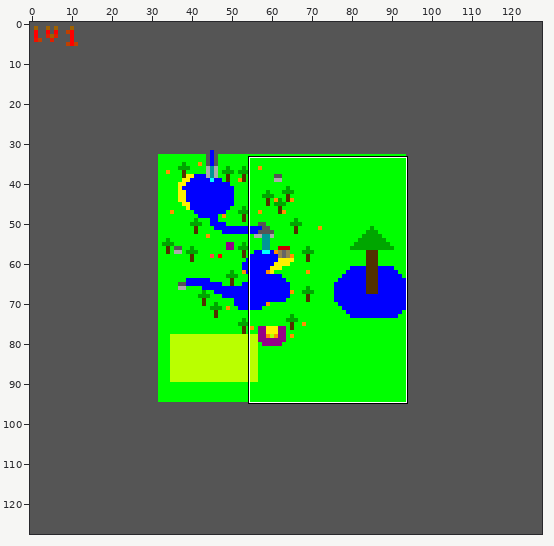
Sprite sheet -- 10seconds/res/levels/level_1.png. The first picture is a wide view before the edit; the outline marks the close-up.
Close-up. Old version:
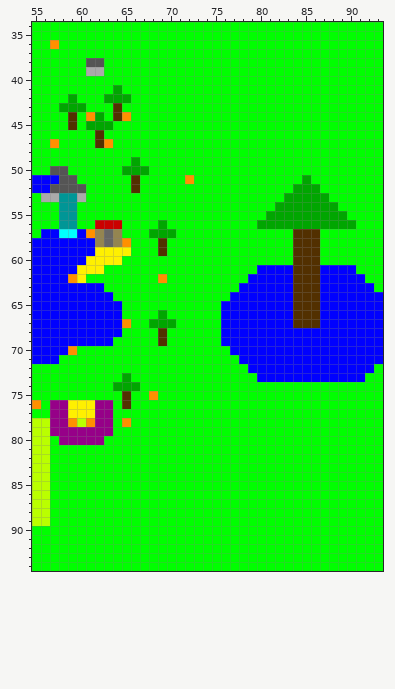
The file is 128x128 pixels. Shown: x 55..93, y 34..94.
After:
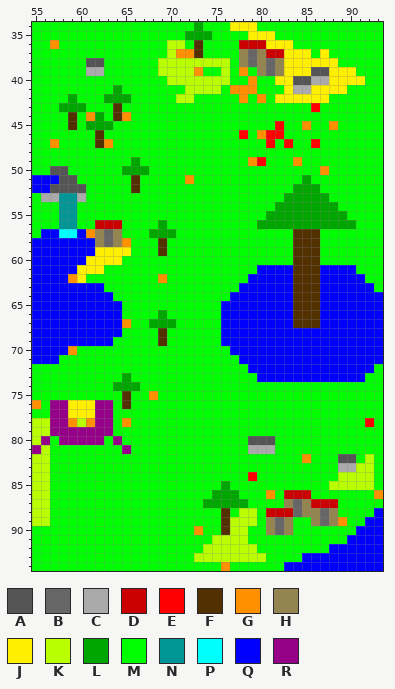
Palette (. is transparent): A #555555  B #666666  C #aaaaaa  D #cb0000  E #ff0000  F #523000  G #ff9000  H #948550  J #fff000  K #baff00  L #00a600  M #00ff00  N #009696  P #00ffff  Q #0000ff  R #960088
Difference:
Colour M gives way to colour A in row 39 at x 86 to 87; in row 40 at x 84 to 85; in row 80 at x 79 to 81; in row 82 at x 89 to 90.
Colour M gives way to colour B in row 37 at x 79; in row 38 at x 79 and 81; in row 39 at x 81; in row 87 at x 84; in row 88 at x 84 and 87; in row 89 at x 82 and 87.
Colour M gives way to colour B in row 90 at x 82.
Colour M gives way to colour C in row 40 at x 86 to 87; in row 41 at x 84 to 85; in row 81 at x 79 to 81; in row 83 at x 89 to 90.
Colour M gives way to colour D in row 36 at x 78 to 80; in row 37 at x 81 to 82; in row 86 at x 83 to 85; in row 87 at x 86 to 88; in row 88 at x 81 to 83.
Colour M gives way to colour E in row 43 at x 86; in row 45 at x 82; in row 46 at x 78 and 81 to 82; in row 47 at x 81, 83 and 86; in row 49 at x 80; in row 78 at x 92.
Colour M gives way to colour E in row 84 at x 79.
Colour M gives way to colour F in rows 36 to 37 at x 73; in rows 88 to 90 at x 76.
Colour M gives way to colour G in row 37 at x 71 to 72; in row 39 at x 73 and 78; in row 40 at x 79; in row 41 at x 77 to 79; in row 42 at x 78 and 80; in row 45 at x 85 and 88.
Colour M gives way to colour G in row 46 at x 80; in row 49 at x 79 and 84; in row 50 at x 87; in row 82 at x 85; in row 86 at x 81 and 93; in row 89 at x 89.
Colour M gives way to colour G in row 90 at x 73; in row 94 at x 76.
Colour M gives way to colour H in row 37 at x 78 and 80; in row 38 at x 78, 80 and 82; in row 39 at x 80 and 82; in row 87 at x 83 and 85; in row 88 at x 85 to 86 and 88; in row 89 at x 81, 83, 86 and 88.
Colour M gives way to colour H in row 90 at x 81 and 83.
Colour M gives way to colour J in row 34 at x 77 to 79; in row 35 at x 79 to 81; in row 36 at x 81 to 83; in row 37 at x 83 to 85 and 87; in row 38 at x 83 to 88; in row 39 at x 83 to 85 and 88 to 90.
Colour M gives way to colour J in row 40 at x 82 to 83 and 88 to 91; in row 41 at x 83 and 86 to 89; in row 42 at x 82 to 87.
Colour M gives way to colour K in row 36 at x 70 to 71; in row 37 at x 70; in row 38 at x 69 to 76; in row 39 at x 69 to 72 and 76; in row 40 at x 70 to 76; in row 41 at x 72 to 75.
Colour M gives way to colour K in row 42 at x 71 to 72; in row 82 at x 92; in row 83 at x 91 to 92; in row 84 at x 89 to 92; in row 85 at x 88 to 92; in row 88 at x 78 to 79.
Colour M gives way to colour K in row 89 at x 77 to 79; in row 90 at x 77 to 78; in row 91 at x 75 to 78; in row 92 at x 74 to 79; in row 93 at x 73 to 80.
Colour M gives way to colour L in row 34 at x 73; in row 35 at x 72 to 74; in row 85 at x 76; in row 86 at x 75 to 77; in row 87 at x 74 to 78.
Colour M gives way to colour Q in row 88 at x 93; in row 89 at x 92 to 93; in row 90 at x 91 to 93; in row 91 at x 90 to 93; in row 92 at x 88 to 93; in row 93 at x 85 to 93.
Colour M gives way to colour Q in row 94 at x 83 to 93.
Colour K gives way to colour R in row 80 at x 56; in row 81 at x 55.
Colour M gives way to colour R in row 80 at x 64; in row 81 at x 65.
